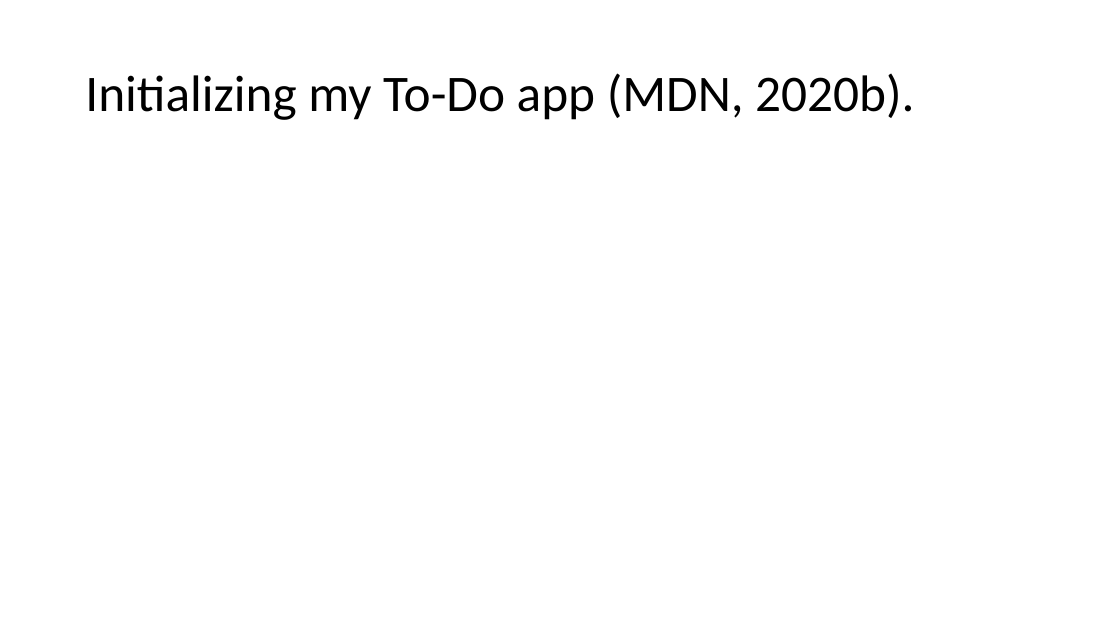
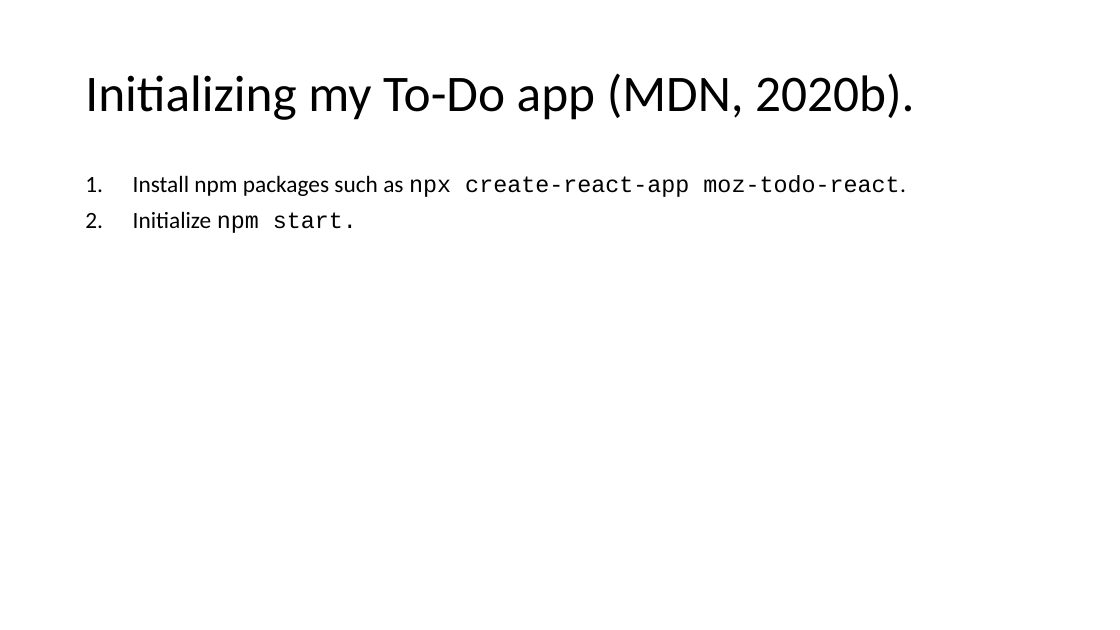
Before and after one commit to jia-von/react-app-planning-assignment, a slide deck: slide 3 of To-Do-App-Illustrations/React To-Do Planning Assignment.pptx. Drawn at 1120x630 pixels with LibreOffice and Linux fonts; fonts in the diff are those of the drawing. Boxes give left, top, right and bottom in pixels: in the first picture for what was removed or moved away, otherwise in the second. Text is boxed around its words. In the diff, an @@ line names an element or a change of style, - is before the commit and + after.

Commit message:
mozilla react app added

```diff
--- a/To-Do-App-Illustrations/React To-Do Planning Assignment.pptx
+++ b/To-Do-App-Illustrations/React To-Do Planning Assignment.pptx
@@ text added at [133,175,906,233], 20 pt, text #000000 @@
+1. Install npm packages such as npx create-react-app moz-todo-react.
+2. Initialize npm start.
```
Also in this commit, not shown: 1 other slide changed, 18 other files.
